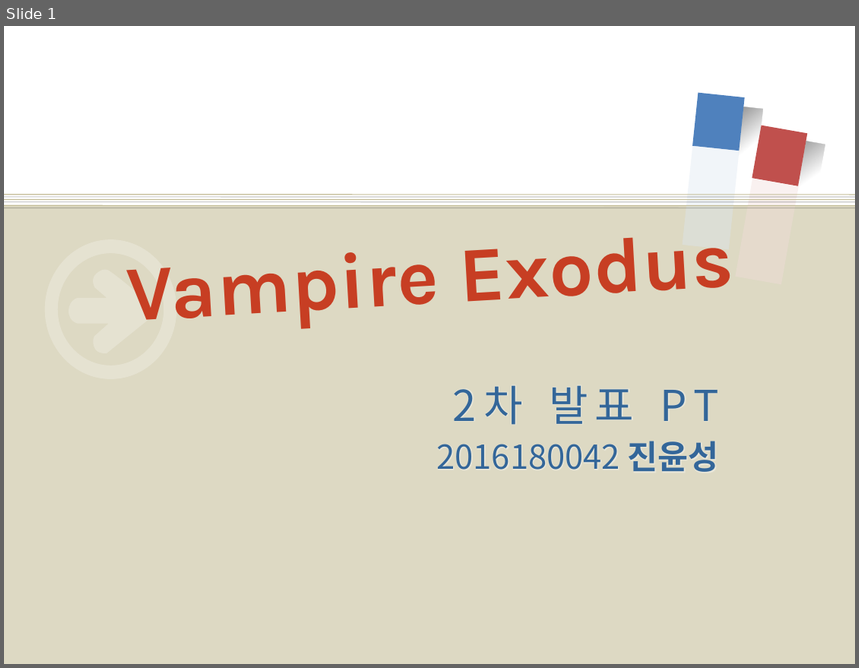
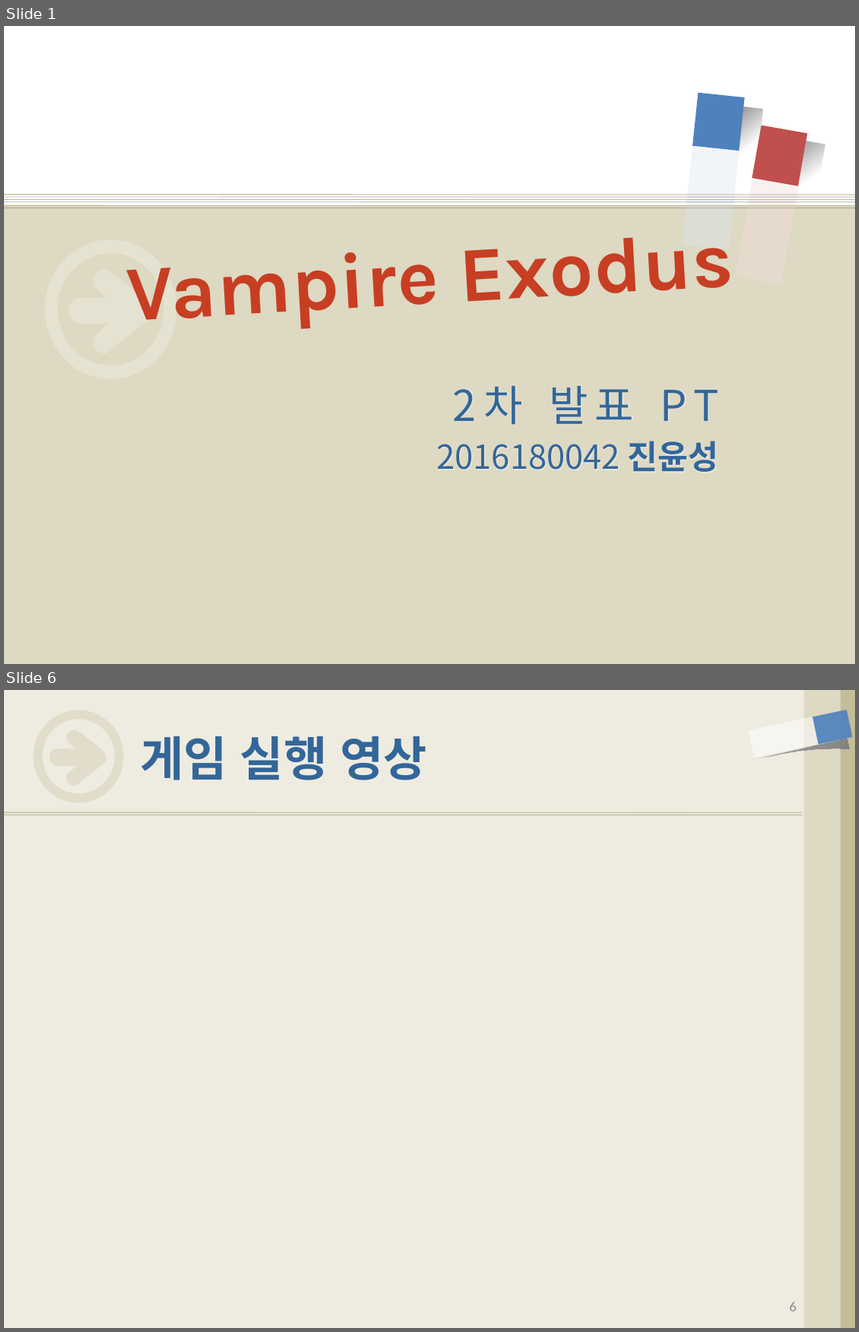
Before and after one commit to iconstudio/2017-Platformer, a slide deck: slides/Exodus_20171105.pptx. Shown one above the other, each under a label of ours: slide 1 before the commit, slides 1 and 6 after it; the slides between them are not shown. The pictures are 859x668 and 859x1332 pixels, drawn with LibreOffice and Linux fonts; fonts in the diff are those of the drawing; background and template pictures are left out. Boxes give left, top, right and bottom in pixels: in the first picture for what was removed or moved away, otherwise in the second. Text is boxed around its words. In the diff, an @@ line names an element or a change of style, - is before the commit and + after.

```diff
--- a/slides/Exodus_20171105.pptx
+++ b/slides/Exodus_20171105.pptx
@@ slide 6 added at (4, 690, 855, 1328), background #EEECE1 @@
@@ freeform shape added at (34, 710, 123, 802), fill #C4BD97 at 30% opacity @@
@@ rectangle added at (804, 690, 841, 1328), fill #DDD9C3 @@
@@ rectangle added at (805, 690, 855, 1328), fill #C4BD97 @@
@@ rectangle added at (813, 710, 853, 745), fill #4F81BD at 90% opacity @@
@@ freeform shape added at (50, 730, 107, 786), fill #C4BD97 at 30% opacity @@
@@ rectangle added at (748, 717, 818, 758), fill #FFFFFF at 50% opacity @@
@@ title added at (140, 736, 427, 780), 40 pt, text #336699, bold @@
+게임 실행 영상
@@ freeform shape added at (756, 736, 849, 768), fill gradient #808080 @@
@@ line added from (4, 812) to (803, 812), #C4BD97 0.75 pt @@
@@ page number added at (790, 1302, 797, 1312), 12 pt, text #8C8C8C @@
+6
```
Also in this commit, not shown: 3 slides changed, 1 other slide added, 3 other files.
